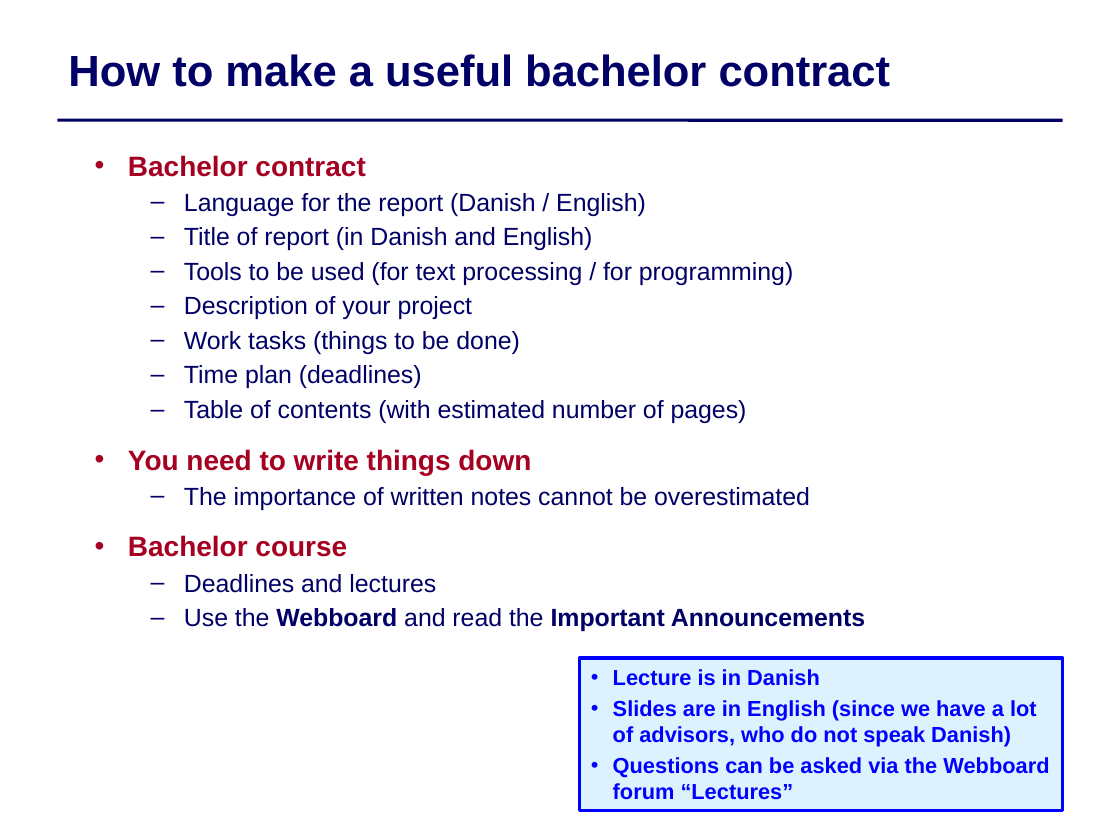
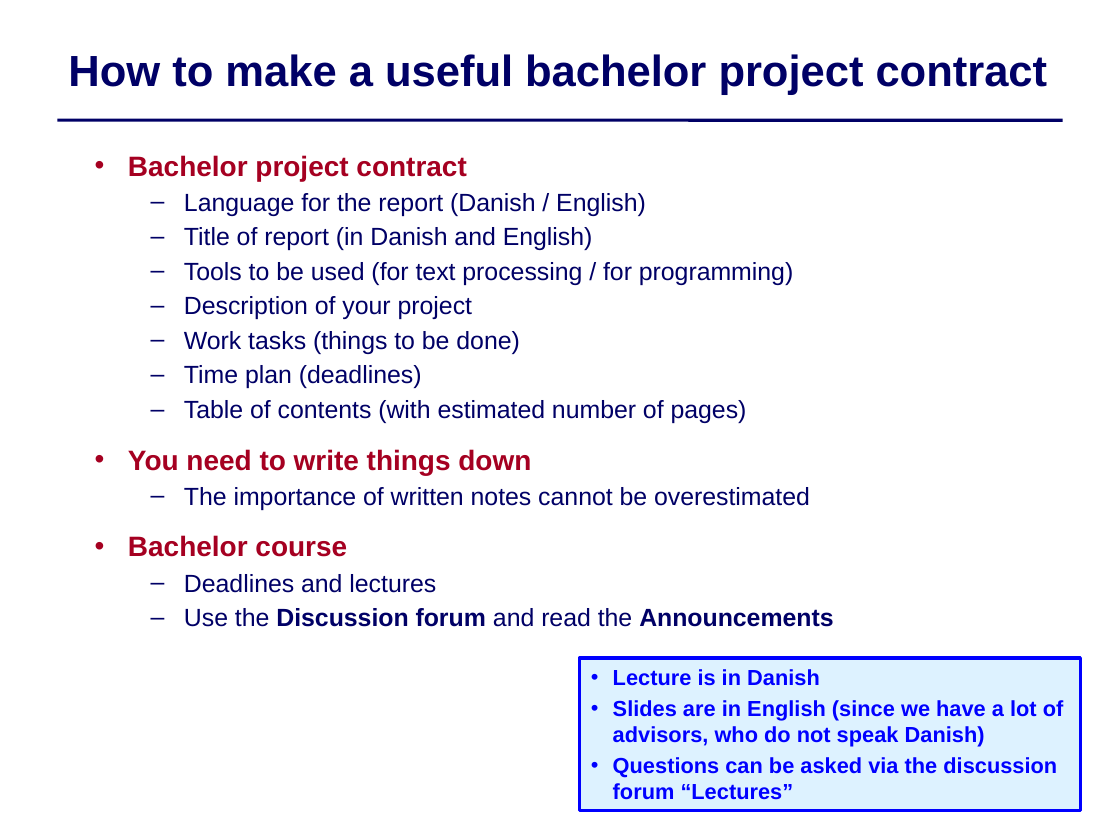
Before and after one commit to IntProgAU/Materiale, a slide deck: slide 1 of web/b22/1_contract/1 Bachelor Contract .pptx. Drawn at 1120x840 pixels with LibreOffice and Linux fonts; fonts in the diff are those of the drawing. Boxes give left, top, right and bottom in pixels: in the first picture for what was removed or moved away, otherwise in the second. Text is boxed around its words. In the diff, an @@ line names an element or a change of style, - is before the commit and + after.

```diff
--- a/web/b22/1_contract/1 Bachelor Contract .pptx
+++ b/web/b22/1_contract/1 Bachelor Contract .pptx
@@ text at box(68, 54, 1048, 95): text changed @@
-How to make a useful bachelor contract
+How to make a useful bachelor project contract
@@ text at box(128, 155, 466, 181): text changed @@
-• Bachelor contract
+• Bachelor project contract
@@ text at box(184, 608, 833, 627): text changed @@
-  – Use the Webboard and read the Important Announcements
+  – Use the Discussion forum and read the Announcements
@@ rectangle "Lecture is in Danish": place and size @@
-rectangle "Lecture is in Danish" at box(580, 659, 1063, 811)
+rectangle "Lecture is in Danish" at box(580, 659, 1081, 811)
@@ text in rectangle at box(613, 757, 1057, 800): text changed @@
-• Questions can be asked via the Webboard forum “Lectures”
+• Questions can be asked via the discussion forum “Lectures”
```
Also in this commit, not shown: 10 other slides changed, 1 slide added.
